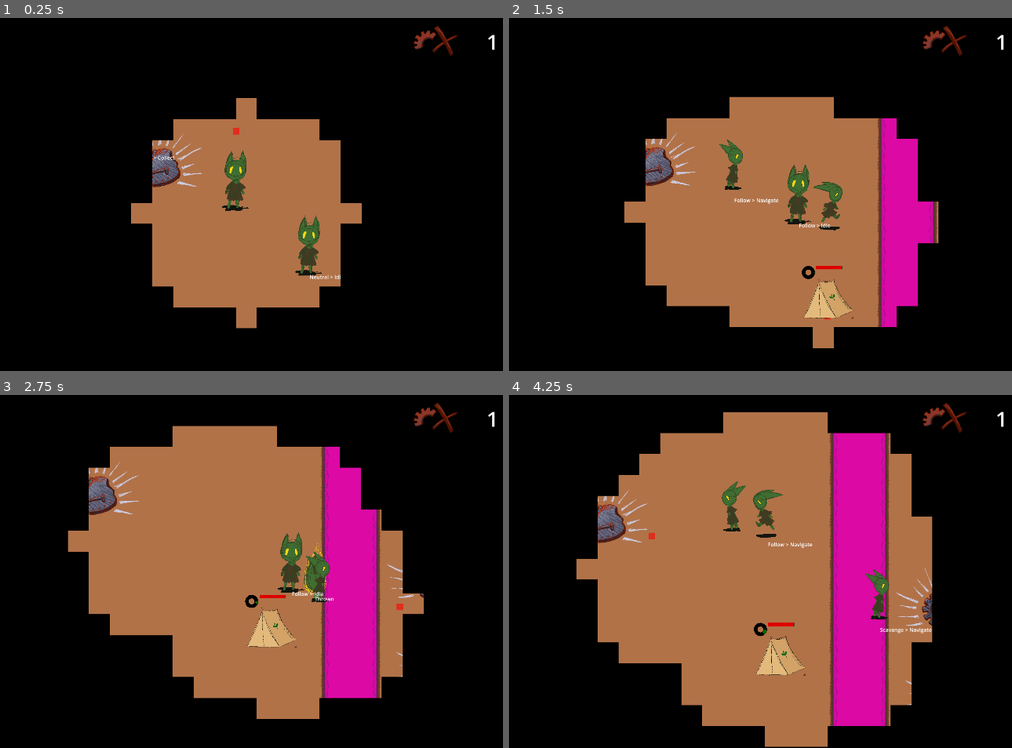
Above: before the commit, frames 1-4 (two rows, left to right).
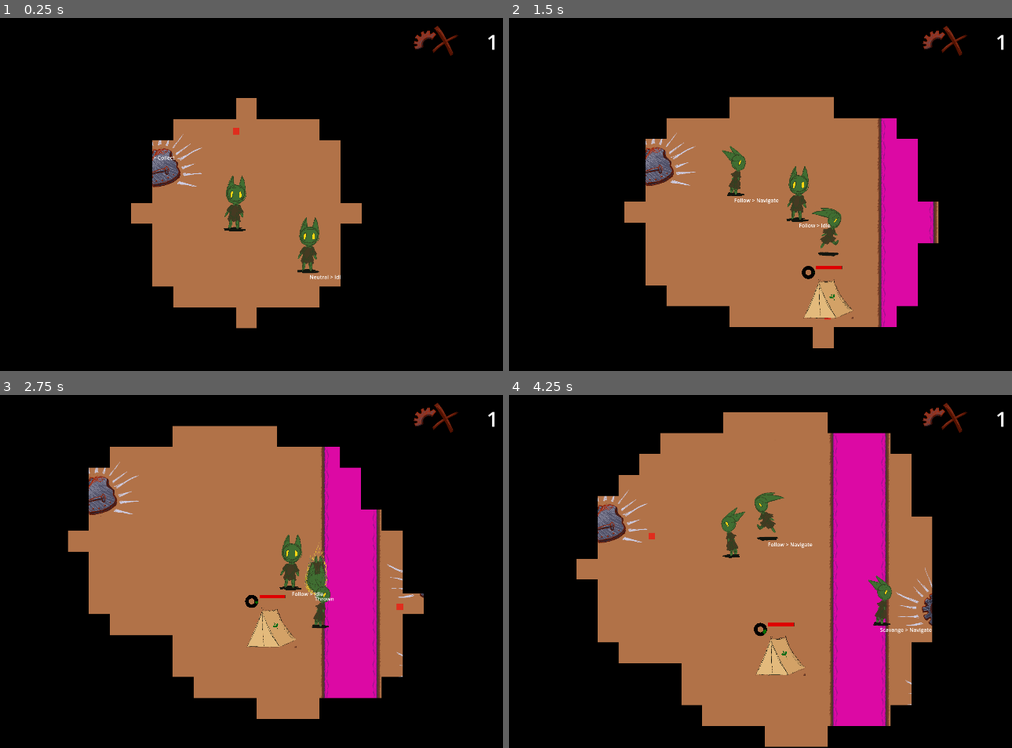
Above: after the commit, the same moments.

Repository: loteque/GoblinGame
Game: Godot game, scene res://main.tscn
Same seed, same stepped clock (60 frames per second), same inputs: the game is played once before the commit and once after it.
Inputs:
- Up to frame 1 (0.25 s): no input
- Up to frame 2 (1.5 s): hold D (right) 0.53-1.28 s; hold Shift (call) 0.53-1.28 s; hold S (down) from 1.28 s (still down); tap G (place) at 1.35 s
- Up to frame 3 (2.75 s): release S (down) at 2.03 s; hold D (right) from 2.03 s (still down); tap Space (select) at 2.1 s
- Up to frame 4 (4.25 s): release D (right) at 2.78 s; hold W (up) 2.78-3.53 s; tap Shift (call) at 2.85 s; hold A (left) from 3.53 s (still down); tap G (place) at 3.6 s

The runs differ from the first frame. In frame 1, 0.9% of the frame differs, in the area x 44-64%, y 37-74%; in frame 2, 1.1%, in the area x 41-67%, y 34-68%; in frame 3, 0.8%; in frame 4, 1.1%.

Commit message:
update animation sheet with all animations.

Diff:
--- a/project/goblin_0_sprite_frames.tres
+++ b/project/goblin_0_sprite_frames.tres
@@ -1,88 +1,237 @@
-[gd_resource type="SpriteFrames" load_steps=19 format=3 uid="uid://b1tde2jhy8sfh"]
-
-[ext_resource type="Texture2D" uid="uid://dghfr0rh5pah6" path="res://assets/art/sprite_collect_scrap.png" id="1_r84qb"]
-[ext_resource type="Texture2D" uid="uid://bduj512knrmjp" path="res://goblin_sprite_sheet_wip_update_with_updated_roll.png" id="1_xvd8n"]
-[ext_resource type="Texture2D" uid="uid://cejkq8atw1thm" path="res://assets/art/gob_sprite_sheet _updated_with_scrap_and_death_animations.png" id="2_7ogxn"]
-
-[sub_resource type="AtlasTexture" id="AtlasTexture_1rwwp"]
-atlas = ExtResource("1_r84qb")
-region = Rect2(0, 0, 517, 682)
-
-[sub_resource type="AtlasTexture" id="AtlasTexture_ag1tb"]
-atlas = ExtResource("1_r84qb")
-region = Rect2(517, 0, 517, 682)
-
-[sub_resource type="AtlasTexture" id="AtlasTexture_78yoi"]
-atlas = ExtResource("2_7ogxn")
-region = Rect2(87, 2015, 235, 350)
-
-[sub_resource type="AtlasTexture" id="AtlasTexture_laq7n"]
-atlas = ExtResource("1_xvd8n")
-region = Rect2(285, 44, 189, 406)
-
-[sub_resource type="AtlasTexture" id="AtlasTexture_wxu2l"]
-atlas = ExtResource("1_xvd8n")
-region = Rect2(96, 44, 189, 406)
-
-[sub_resource type="AtlasTexture" id="AtlasTexture_i26w2"]
-atlas = ExtResource("1_xvd8n")
-region = Rect2(97, 463, 182, 350)
-
-[sub_resource type="AtlasTexture" id="AtlasTexture_g64h1"]
-atlas = ExtResource("1_xvd8n")
-region = Rect2(279, 463, 182, 350)
-
-[sub_resource type="AtlasTexture" id="AtlasTexture_xouel"]
-atlas = ExtResource("1_xvd8n")
-region = Rect2(477, 452, 193, 441)
-
-[sub_resource type="AtlasTexture" id="AtlasTexture_rrk68"]
-atlas = ExtResource("1_xvd8n")
-region = Rect2(674, 452, 193, 441)
-
-[sub_resource type="AtlasTexture" id="AtlasTexture_yti1g"]
-atlas = ExtResource("1_xvd8n")
-region = Rect2(871, 452, 193, 441)
-
-[sub_resource type="AtlasTexture" id="AtlasTexture_4jy80"]
-atlas = ExtResource("1_xvd8n")
-region = Rect2(1068, 452, 193, 441)
-
-[sub_resource type="AtlasTexture" id="AtlasTexture_exlbq"]
-atlas = ExtResource("1_xvd8n")
-region = Rect2(1314, 445, 181, 359)
-
-[sub_resource type="AtlasTexture" id="AtlasTexture_i8ehj"]
-atlas = ExtResource("1_xvd8n")
-region = Rect2(1496, 445, 181, 359)
-
-[sub_resource type="AtlasTexture" id="AtlasTexture_y037e"]
-atlas = ExtResource("1_xvd8n")
-region = Rect2(50, 1179, 164, 338)
-
-[sub_resource type="AtlasTexture" id="AtlasTexture_stmkw"]
-atlas = ExtResource("1_xvd8n")
-region = Rect2(102, 912, 142, 254)
+[gd_resource type="SpriteFrames" load_steps=37 format=3 uid="uid://b1tde2jhy8sfh"]
+
+[ext_resource type="Texture2D" uid="uid://c3c0kk22hp3hf" path="res://assets/art/spritesheets/sprite-sheet-grid.png" id="1_5igpt"]
+
+[sub_resource type="AtlasTexture" id="AtlasTexture_nbm2l"]
+atlas = ExtResource("1_5igpt")
+region = Rect2(6150, 1230, 615, 615)
+
+[sub_resource type="AtlasTexture" id="AtlasTexture_t71su"]
+atlas = ExtResource("1_5igpt")
+region = Rect2(7380, 1230, 615, 615)
+
+[sub_resource type="AtlasTexture" id="AtlasTexture_fv0cs"]
+atlas = ExtResource("1_5igpt")
+region = Rect2(6765, 1230, 615, 615)
+
+[sub_resource type="AtlasTexture" id="AtlasTexture_8ifl4"]
+atlas = ExtResource("1_5igpt")
+region = Rect2(7995, 1230, 615, 615)
+
+[sub_resource type="AtlasTexture" id="AtlasTexture_ffukg"]
+atlas = ExtResource("1_5igpt")
+region = Rect2(5535, 1230, 615, 615)
+
+[sub_resource type="AtlasTexture" id="AtlasTexture_wnkbg"]
+atlas = ExtResource("1_5igpt")
+region = Rect2(3075, 0, 615, 615)
+
+[sub_resource type="AtlasTexture" id="AtlasTexture_pkn5m"]
+atlas = ExtResource("1_5igpt")
+region = Rect2(1230, 1230, 615, 615)
+
+[sub_resource type="AtlasTexture" id="AtlasTexture_klvps"]
+atlas = ExtResource("1_5igpt")
+region = Rect2(615, 0, 615, 615)
+
+[sub_resource type="AtlasTexture" id="AtlasTexture_2yd6k"]
+atlas = ExtResource("1_5igpt")
+region = Rect2(4305, 0, 615, 615)
+
+[sub_resource type="AtlasTexture" id="AtlasTexture_h8anm"]
+atlas = ExtResource("1_5igpt")
+region = Rect2(615, 0, 615, 615)
+
+[sub_resource type="AtlasTexture" id="AtlasTexture_qqghm"]
+atlas = ExtResource("1_5igpt")
+region = Rect2(4920, 0, 615, 615)
+
+[sub_resource type="AtlasTexture" id="AtlasTexture_5eeji"]
+atlas = ExtResource("1_5igpt")
+region = Rect2(0, 0, 615, 615)
+
+[sub_resource type="AtlasTexture" id="AtlasTexture_m3pql"]
+atlas = ExtResource("1_5igpt")
+region = Rect2(1230, 0, 615, 615)
+
+[sub_resource type="AtlasTexture" id="AtlasTexture_12cd6"]
+atlas = ExtResource("1_5igpt")
+region = Rect2(0, 615, 615, 615)
+
+[sub_resource type="AtlasTexture" id="AtlasTexture_mvrnf"]
+atlas = ExtResource("1_5igpt")
+region = Rect2(7380, 0, 615, 615)
+
+[sub_resource type="AtlasTexture" id="AtlasTexture_ajloo"]
+atlas = ExtResource("1_5igpt")
+region = Rect2(7995, 0, 615, 615)
+
+[sub_resource type="AtlasTexture" id="AtlasTexture_w0qbw"]
+atlas = ExtResource("1_5igpt")
+region = Rect2(6150, 0, 615, 615)
+
+[sub_resource type="AtlasTexture" id="AtlasTexture_6kk1a"]
+atlas = ExtResource("1_5igpt")
+region = Rect2(6765, 0, 615, 615)
+
+[sub_resource type="AtlasTexture" id="AtlasTexture_wuiei"]
+atlas = ExtResource("1_5igpt")
+region = Rect2(615, 0, 615, 615)
+
+[sub_resource type="AtlasTexture" id="AtlasTexture_43qb1"]
+atlas = ExtResource("1_5igpt")
+region = Rect2(615, 0, 615, 615)
+
+[sub_resource type="AtlasTexture" id="AtlasTexture_2jk8e"]
+atlas = ExtResource("1_5igpt")
+region = Rect2(615, 615, 615, 615)
+
+[sub_resource type="AtlasTexture" id="AtlasTexture_pm7cw"]
+atlas = ExtResource("1_5igpt")
+region = Rect2(3075, 615, 615, 615)
+
+[sub_resource type="AtlasTexture" id="AtlasTexture_bslqp"]
+atlas = ExtResource("1_5igpt")
+region = Rect2(3690, 615, 615, 615)
+
+[sub_resource type="AtlasTexture" id="AtlasTexture_ofh47"]
+atlas = ExtResource("1_5igpt")
+region = Rect2(4305, 615, 615, 615)
+
+[sub_resource type="AtlasTexture" id="AtlasTexture_2u1uq"]
+atlas = ExtResource("1_5igpt")
+region = Rect2(5535, 615, 615, 615)
+
+[sub_resource type="AtlasTexture" id="AtlasTexture_sw6s3"]
+atlas = ExtResource("1_5igpt")
+region = Rect2(6150, 615, 615, 615)
+
+[sub_resource type="AtlasTexture" id="AtlasTexture_3yg3h"]
+atlas = ExtResource("1_5igpt")
+region = Rect2(6765, 615, 615, 615)
+
+[sub_resource type="AtlasTexture" id="AtlasTexture_61rmf"]
+atlas = ExtResource("1_5igpt")
+region = Rect2(1845, 615, 615, 615)
+
+[sub_resource type="AtlasTexture" id="AtlasTexture_fyygj"]
+atlas = ExtResource("1_5igpt")
+region = Rect2(2460, 615, 615, 615)
+
+[sub_resource type="AtlasTexture" id="AtlasTexture_bj6nd"]
+atlas = ExtResource("1_5igpt")
+region = Rect2(3690, 1230, 615, 615)
+
+[sub_resource type="AtlasTexture" id="AtlasTexture_as0vb"]
+atlas = ExtResource("1_5igpt")
+region = Rect2(1845, 1230, 615, 615)
+
+[sub_resource type="AtlasTexture" id="AtlasTexture_y7f2t"]
+atlas = ExtResource("1_5igpt")
+region = Rect2(4305, 1230, 615, 615)
+
+[sub_resource type="AtlasTexture" id="AtlasTexture_8cwtu"]
+atlas = ExtResource("1_5igpt")
+region = Rect2(615, 1230, 615, 615)
+
+[sub_resource type="AtlasTexture" id="AtlasTexture_bnc8k"]
+atlas = ExtResource("1_5igpt")
+region = Rect2(3075, 1230, 615, 615)
+
+[sub_resource type="AtlasTexture" id="AtlasTexture_skpi6"]
+atlas = ExtResource("1_5igpt")
+region = Rect2(1230, 1230, 615, 615)
 
 [resource]
 animations = [{
 "frames": [{
 "duration": 2.0,
-"texture": SubResource("AtlasTexture_1rwwp")
-}, {
-"duration": 2.0,
-"texture": SubResource("AtlasTexture_ag1tb")
+"texture": SubResource("AtlasTexture_nbm2l")
+}, {
+"duration": 4.0,
+"texture": SubResource("AtlasTexture_t71su")
+}],
+"loop": true,
+"name": &"attack_down",
+"speed": 15.0
+}, {
+"frames": [{
+"duration": 2.0,
+"texture": SubResource("AtlasTexture_fv0cs")
+}, {
+"duration": 4.0,
+"texture": SubResource("AtlasTexture_8ifl4")
+}],
+"loop": true,
+"name": &"attack_side",
+"speed": 15.0
+}, {
+"frames": [{
+"duration": 2.0,
+"texture": SubResource("AtlasTexture_ffukg")
+}, {
+"duration": 4.0,
+"texture": SubResource("AtlasTexture_wnkbg")
+}],
+"loop": true,
+"name": &"attack_up",
+"speed": 15.0
+}, {
+"frames": [{
+"duration": 4.0,
+"texture": SubResource("AtlasTexture_pkn5m")
+}, {
+"duration": 2.0,
+"texture": SubResource("AtlasTexture_klvps")
+}, {
+"duration": 6.0,
+"texture": SubResource("AtlasTexture_2yd6k")
+}, {
+"duration": 2.0,
+"texture": SubResource("AtlasTexture_klvps")
 }],
 "loop": true,
 "name": &"collect_scrap",
-"speed": 5.0
-}, {
-"frames": [{
-"duration": 4.0,
-"texture": SubResource("AtlasTexture_78yoi")
-}, {
-"duration": 4.0,
-"texture": SubResource("AtlasTexture_laq7n")
+"speed": 15.0
+}, {
+"frames": [{
+"duration": 4.0,
+"texture": SubResource("AtlasTexture_h8anm")
+}, {
+"duration": 2.0,
+"texture": SubResource("AtlasTexture_qqghm")
+}, {
+"duration": 2.0,
+"texture": SubResource("AtlasTexture_5eeji")
+}, {
+"duration": 2.0,
+"texture": SubResource("AtlasTexture_m3pql")
+}, {
+"duration": 2.0,
+"texture": SubResource("AtlasTexture_12cd6")
+}, {
+"duration": 2.0,
+"texture": SubResource("AtlasTexture_qqghm")
+}, {
+"duration": 4.0,
+"texture": SubResource("AtlasTexture_mvrnf")
+}, {
+"duration": 2.0,
+"texture": SubResource("AtlasTexture_ajloo")
+}, {
+"duration": 8.0,
+"texture": SubResource("AtlasTexture_w0qbw")
+}],
+"loop": false,
+"name": &"die",
+"speed": 15.0
+}, {
+"frames": [{
+"duration": 4.0,
+"texture": SubResource("AtlasTexture_6kk1a")
+}, {
+"duration": 2.0,
+"texture": SubResource("AtlasTexture_wuiei")
 }],
 "loop": true,
 "name": &"hurt",
@@ -90,10 +239,10 @@
 }, {
 "frames": [{
 "duration": 4.0,
-"texture": SubResource("AtlasTexture_wxu2l")
-}, {
-"duration": 4.0,
-"texture": SubResource("AtlasTexture_laq7n")
+"texture": SubResource("AtlasTexture_43qb1")
+}, {
+"duration": 4.0,
+"texture": SubResource("AtlasTexture_2jk8e")
 }],
 "loop": true,
 "name": &"idle_front",
@@ -101,10 +250,10 @@
 }, {
 "frames": [{
 "duration": 4.0,
-"texture": SubResource("AtlasTexture_i26w2")
-}, {
-"duration": 4.0,
-"texture": SubResource("AtlasTexture_g64h1")
+"texture": SubResource("AtlasTexture_pm7cw")
+}, {
+"duration": 4.0,
+"texture": SubResource("AtlasTexture_bslqp")
 }],
 "loop": true,
 "name": &"run_down",
@@ -112,16 +261,16 @@
 }, {
 "frames": [{
 "duration": 2.0,
-"texture": SubResource("AtlasTexture_xouel")
-}, {
-"duration": 2.0,
-"texture": SubResource("AtlasTexture_rrk68")
-}, {
-"duration": 2.0,
-"texture": SubResource("AtlasTexture_yti1g")
-}, {
-"duration": 2.0,
-"texture": SubResource("AtlasTexture_4jy80")
+"texture": SubResource("AtlasTexture_ofh47")
+}, {
+"duration": 2.0,
+"texture": SubResource("AtlasTexture_2u1uq")
+}, {
+"duration": 2.0,
+"texture": SubResource("AtlasTexture_sw6s3")
+}, {
+"duration": 2.0,
+"texture": SubResource("AtlasTexture_3yg3h")
 }],
 "loop": true,
 "name": &"run_side_0",
@@ -129,10 +278,10 @@
 }, {
 "frames": [{
 "duration": 4.0,
-"texture": SubResource("AtlasTexture_exlbq")
-}, {
-"duration": 4.0,
-"texture": SubResource("AtlasTexture_i8ehj")
+"texture": SubResource("AtlasTexture_61rmf")
+}, {
+"duration": 4.0,
+"texture": SubResource("AtlasTexture_fyygj")
 }],
 "loop": true,
 "name": &"run_up",
@@ -140,10 +289,32 @@
 }, {
 "frames": [{
 "duration": 2.0,
-"texture": SubResource("AtlasTexture_y037e")
-}, {
-"duration": 2.0,
-"texture": SubResource("AtlasTexture_stmkw")
+"texture": SubResource("AtlasTexture_bj6nd")
+}, {
+"duration": 2.0,
+"texture": SubResource("AtlasTexture_as0vb")
+}],
+"loop": true,
+"name": &"throw_side",
+"speed": 15.0
+}, {
+"frames": [{
+"duration": 2.0,
+"texture": SubResource("AtlasTexture_y7f2t")
+}, {
+"duration": 2.0,
+"texture": SubResource("AtlasTexture_8cwtu")
+}],
+"loop": true,
+"name": &"throw_up",
+"speed": 15.0
+}, {
+"frames": [{
+"duration": 2.0,
+"texture": SubResource("AtlasTexture_bnc8k")
+}, {
+"duration": 2.0,
+"texture": SubResource("AtlasTexture_skpi6")
 }],
 "loop": true,
 "name": &"thrown_down",
--- a/project/new_actor.tscn
+++ b/project/new_actor.tscn
@@ -67,8 +67,9 @@
 unique_name_in_owner = true
 scale = Vector2(0.5, 0.5)
 sprite_frames = ExtResource("3_xmqe5")
-animation = &"hurt"
-offset = Vector2(0, -165)
+animation = &"throw_up"
+frame_progress = 0.432874
+offset = Vector2(0, -307)
 
 [node name="TargetTrackerComponent" type="Area2D" parent="." node_paths=PackedStringArray("actor")]
 unique_name_in_owner = true
Not shown, added: project/assets/art/spritesheets/615x615_grid.png.import
